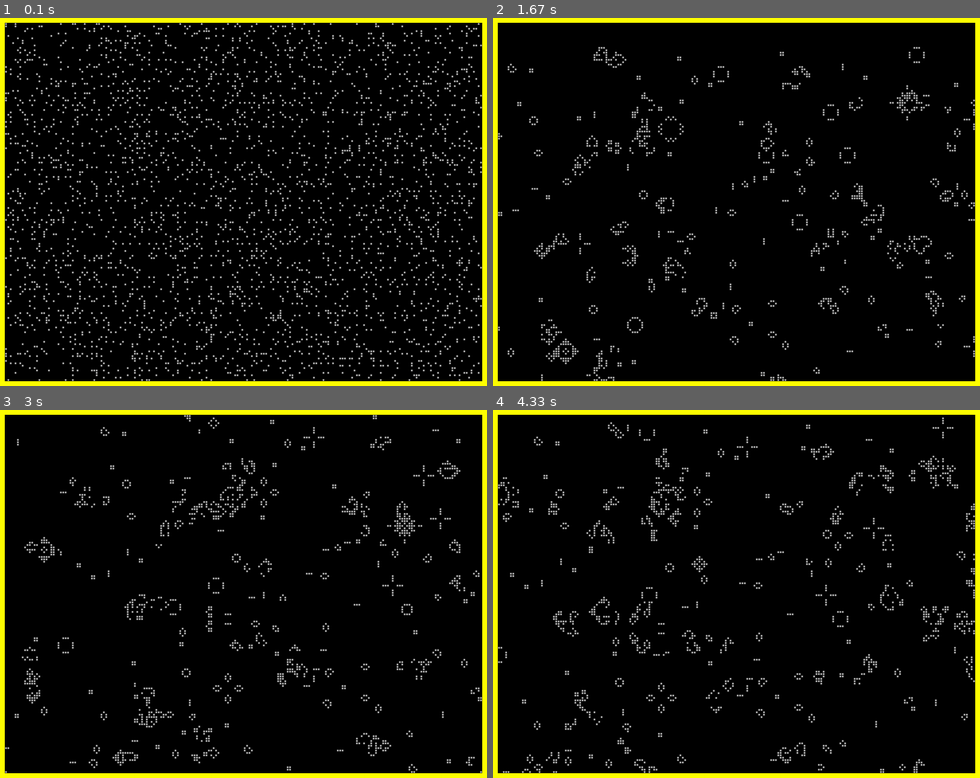
Above: before the commit, frames 1-4 (two rows, left to right).
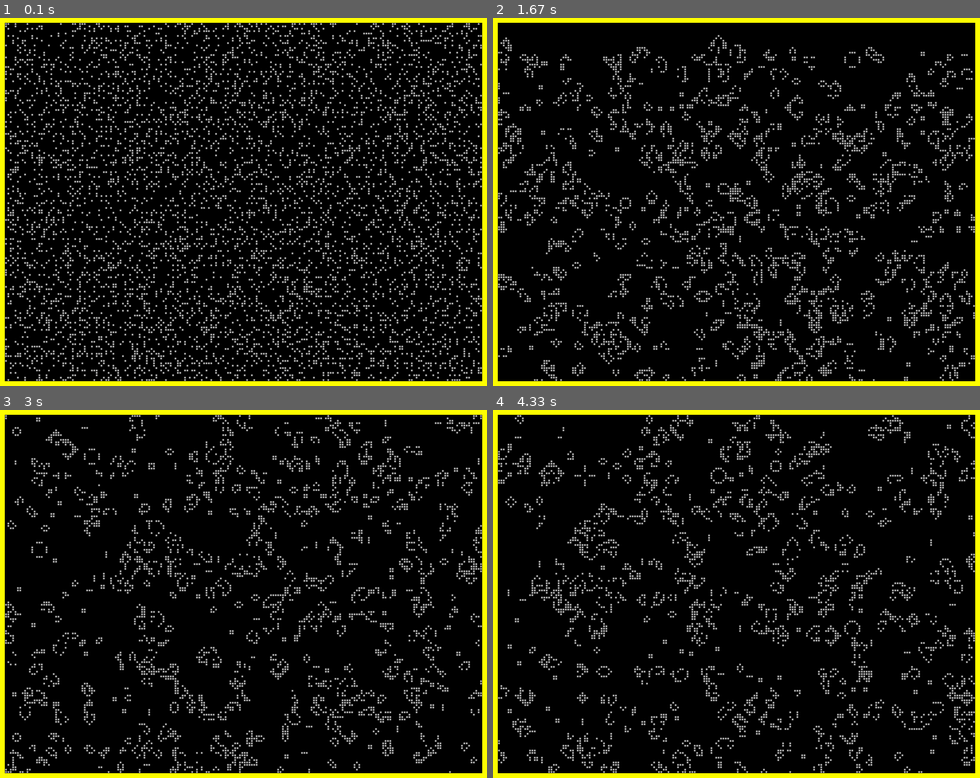
Above: after the commit, the same moments.

Repository: Paul-Asto/Conways-Game-of-Life-in-Python-PyGame
Game: pygame game, started from main.py
The game is run twice, just before and just after one commit, with the same random seed, the same clock (stepped at 60 frames per second) and the same inputs.
Inputs:
- Up to frame 1 (0.1 s): no input
- Up to frame 2 (1.67 s): hold Right 0.33-0.8 s; hold Up 0.83-1.13 s; hold Right 1.17-1.63 s
- Up to frame 3 (3 s): hold Left 1.67-2.2 s; hold Down 2.23-2.53 s; hold Left 2.57-2.97 s
- Up to frame 4 (4.33 s): hold Up 3-3.37 s; hold Right 3.4-4.03 s; hold Down from 4.07 s (still down)

The runs differ from the first frame. In frame 1, 8.9% of the frame differs, in the area x 0-100%, y 1-99%; in frame 2, 17%, in the area x 0-100%, y 4-99%; in frame 3, 15%; in frame 4, 15%.

Commit message:
Terminando de modificar

Diff:
--- a/src/data_cells.py
+++ b/src/data_cells.py
@@ -65,4 +65,4 @@
 
 from random import randint
 
-coords_random_cells = [(randint(0, 300), randint( 0, 300)) for _ in range(10000)]
+coords_random_cells = [(randint(0, 300), randint( 0, 300)) for _ in range(20000)]
--- a/src/ui/app.py
+++ b/src/ui/app.py
@@ -45,8 +45,6 @@
 
             await asyncio.sleep(0.1)
 
-
-
         pg.quit()
 
 
@@ -62,7 +60,6 @@
                         coord_cell: tuple[int, int] = self.view_board.get_coord_off_cell(coord_rect)
 
                         self.game.switch_cell(coord_cell)
-
 
             keys = pg.key.get_pressed()
 
--- a/src/ui/widgets.py
+++ b/src/ui/widgets.py
@@ -87,7 +87,7 @@
 
 
     def load_view_rect(self, coord_cell: tuple[int, int] , color: tuple[int, int, int]):
-        rect: pg.Rect = self.get_rect(coord_cell)
+        rect: pg.Rect | None = self.get_rect(coord_cell)
 
         if rect == None:
             return
